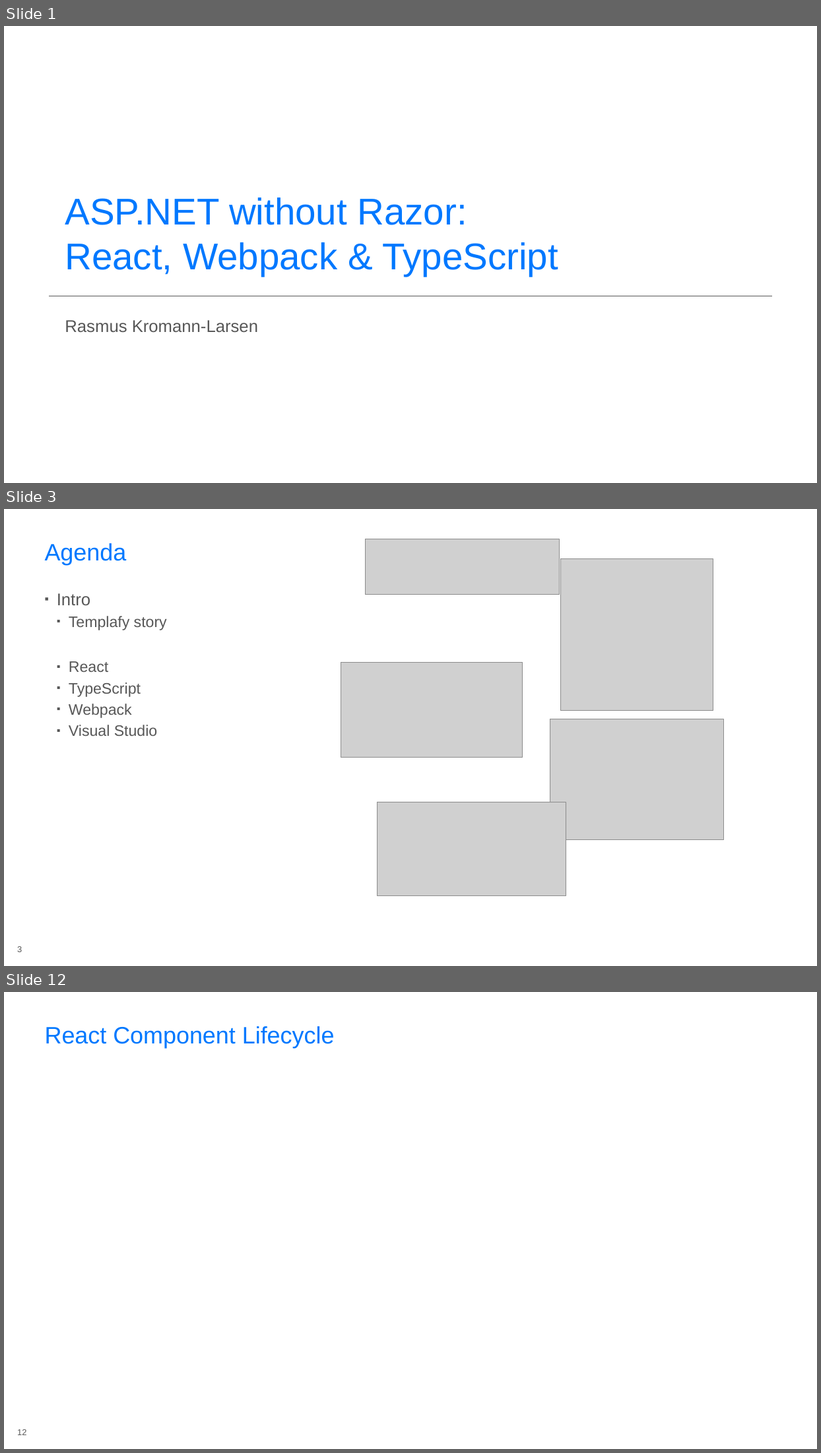
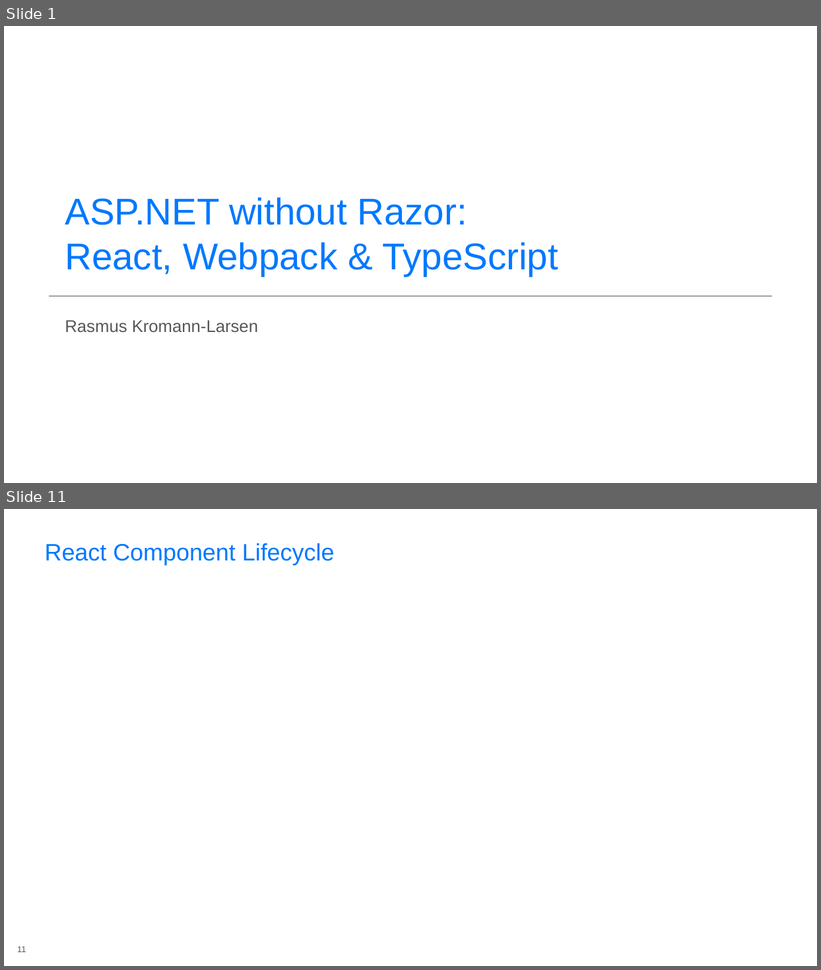
Before and after one commit to rasmuskl/react-webpack-typescript, a slide deck: _notes/Presentation.pptx. Shown one above the other, each under a label of ours: slides 1, 3 and 12 before the commit, slides 1 and 11 after it; the slides between them are not shown. The pictures are 821x1453 and 821x970 pixels, drawn with LibreOffice and Linux fonts; fonts in the diff are those of the drawing; grey boxes stand for pictures; background and template pictures are left out. Boxes give left, top, right and bottom in pixels: in the first picture for what was removed or moved away, otherwise in the second. Text is boxed around its words. In the diff, an @@ line names an element or a change of style, - is before the commit and + after.

```diff
--- a/_notes/Presentation.pptx
+++ b/_notes/Presentation.pptx
@@ slide 3 removed at (x1=4, y1=509, x2=817, y2=966), background #FFFFFF @@
@@ title removed at (x1=45, y1=543, x2=127, y2=565) @@
-Agenda
@@ picture removed at (x1=366, y1=539, x2=560, y2=594) @@
@@ picture removed at (x1=561, y1=559, x2=714, y2=711) @@
@@ text removed at (x1=57, y1=593, x2=167, y2=736) @@
-▪ Intro
-  ▪ Templafy story
-  ▪ React
-  ▪ TypeScript
-  ▪ Webpack
-  ▪ Visual Studio
@@ picture removed at (x1=341, y1=663, x2=523, y2=758) @@
@@ picture removed at (x1=550, y1=720, x2=724, y2=840) @@
@@ picture removed at (x1=378, y1=803, x2=566, y2=896) @@
@@ page number removed at (x1=17, y1=947, x2=22, y2=953) @@
-3
@@ what was slide 12 is now slide 11 @@
@@ page number at (x1=17, y1=947, x2=26, y2=953): text changed @@
-12
+11
```
Also in this commit, not shown: 6 slides changed, 4 slides added, 4 other slides removed, 10 other files.
